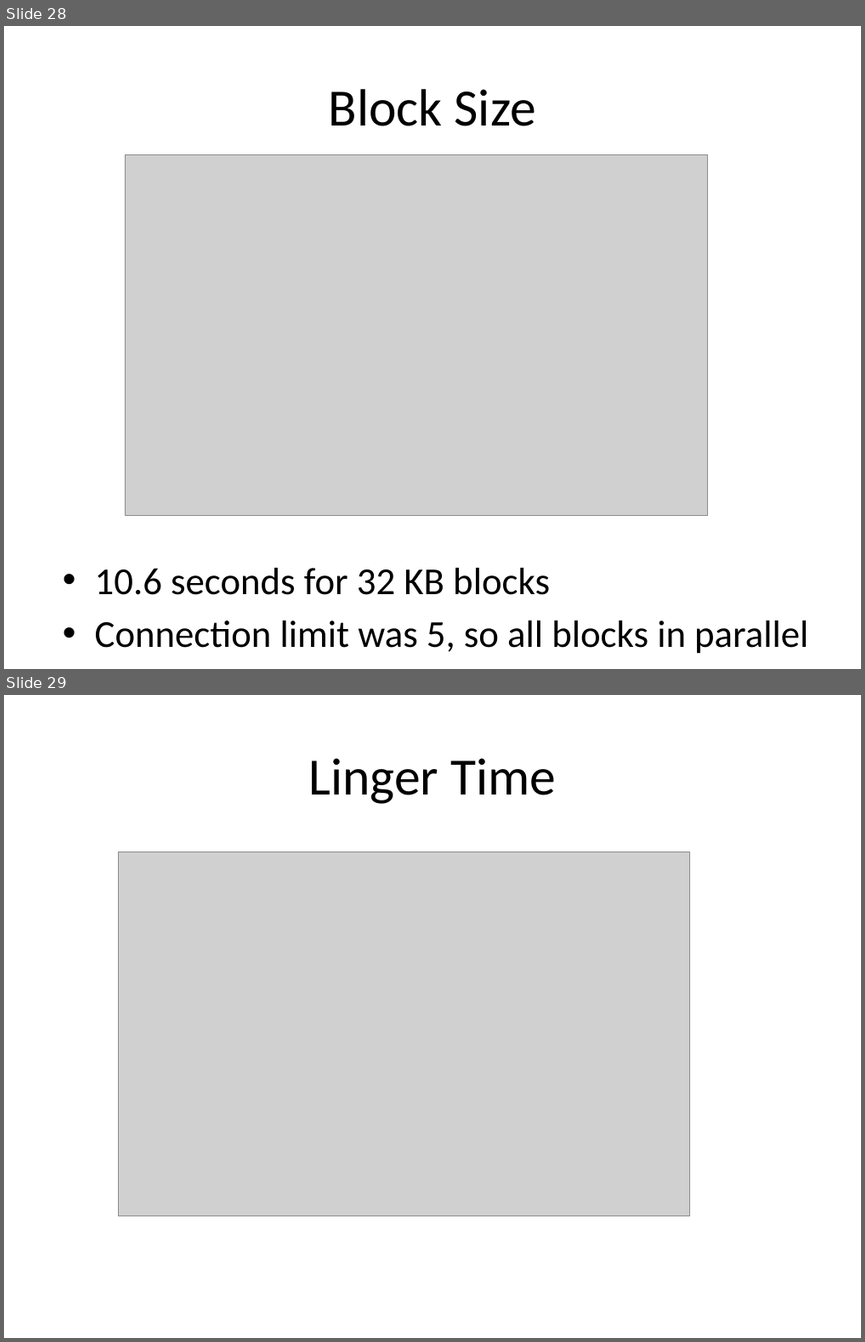
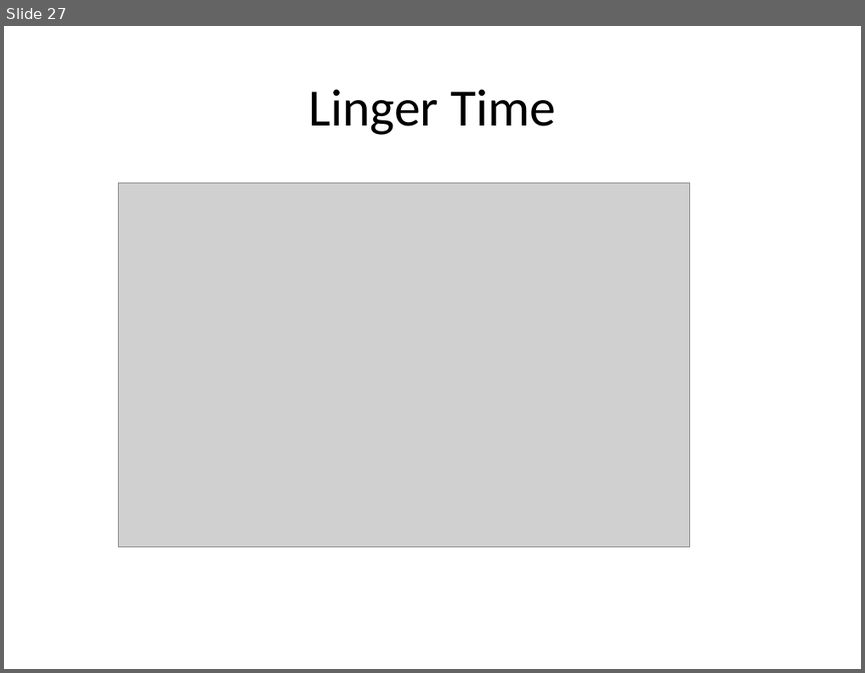
Before and after one commit to rdp/p2pwebclient, a slide deck: thesis_presentation/How to Make the Internet Faster.pptx. Shown one above the other, each under a label of ours: slides 28 and 29 before the commit, slide 27 after it. The pictures are 865x1342 and 865x673 pixels, drawn with LibreOffice and Linux fonts; fonts in the diff are those of the drawing; grey boxes stand for pictures. Boxes give left, top, right and bottom in pixels: in the first picture for what was removed or moved away, otherwise in the second. Text is boxed around its words. In the diff, an @@ line names an element or a change of style, - is before the commit and + after.

```diff
--- a/thesis_presentation/How to Make the Internet Faster.pptx
+++ b/thesis_presentation/How to Make the Internet Faster.pptx
@@ slide 28 removed at [4, 26, 861, 669], background #FFFFFF @@
@@ title removed at [329, 89, 536, 126] @@
-Block Size
@@ picture removed at [126, 154, 709, 516] @@
@@ text removed at [95, 567, 808, 653] @@
-• 10.6 seconds for 32 KB blocks
-• Connection limit was 5, so all blocks in parallel
@@ what was slide 29 is now slide 27 @@
```
Also in this commit, not shown: 11 slides changed, 7 slides added, 9 other slides removed.
